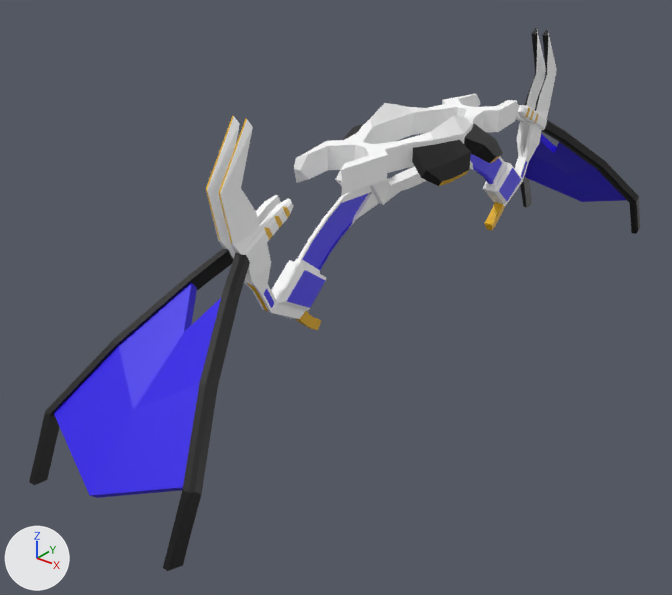
One commit to the Blender file devsrc/blender_files/jdeivid/ruina/v3/bow_3.blend: the scene before it, then after it.
One viewpoint serves both versions: a 50 mm camera at (42.8, -64.5, 22.2) aimed at (-3.1, -7.1, -13.4). The axes (+X, +Y, +Z) are drawn at lower left. The lights are the same throughout. The picture after the commit comes second.

Objects in the first picture: 'ruina_bow_3'.
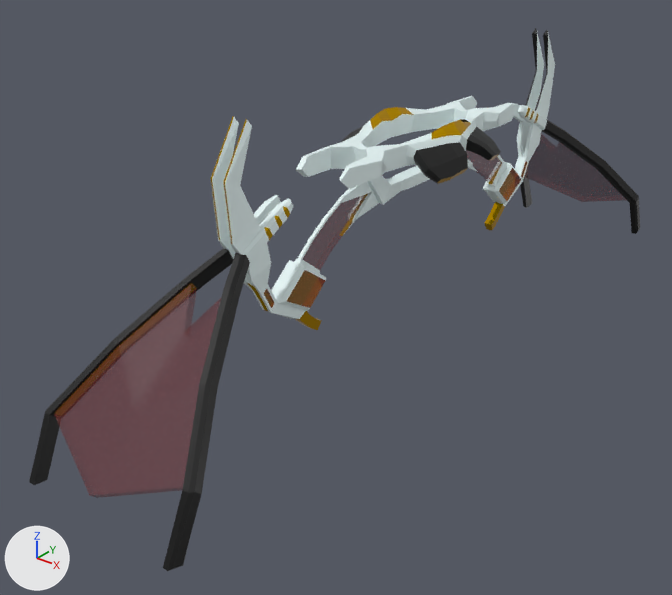
Where the change shows, as pixel boxes (x1, y1, x2, y2) in the pictures (672 x 595 px; the box of a moved part takes in the faces that stretch with it):
part 1 of me_c_bow_reference_lod1, moved or reshaped: before (294, 94, 518, 236); after (296, 96, 516, 236)
part 2 of me_c_bow_reference_lod1, cut back: before (206, 31, 557, 245); after (211, 33, 555, 245)
part 3 of me_c_bow_reference_lod1, surface changed: (54, 30, 626, 498) in both
part 4 of me_c_bow_reference_lod1, recoloured: (212, 33, 554, 319) in both
part 5 of me_c_bow_reference_lod1, recoloured: (370, 107, 471, 139) in both
part 6 of me_c_bow_reference_lod1, recoloured: (54, 134, 626, 498) in both

Diff of the bpy script that builds the scene:
```diff
--- a/devsrc/blender_files/jdeivid/ruina/v3/bow_3.blend.py
+++ b/devsrc/blender_files/jdeivid/ruina/v3/bow_3.blend.py
@@ mat_gold_player @@
+mat_gold_player = principled_material('gold_player')
+mat_gold_player.base_color = (0.8, 0.439, 0.0)  # yellow #e7b100
+mat_gold_player.metallic = 1.0
+mat_gold_player.roughness = 0.0
@@ mat_c_invasion_wrangler_laser @@
+mat_c_invasion_wrangler_laser = principled_material('c_invasion_wrangler_laser')
+mat_c_invasion_wrangler_laser.texture = img_c_invasion_wrangler_laser_png
+mat_c_invasion_wrangler_laser.alpha = 0.373
@@ me_c_bow_reference_lod1 @@
 # verts and faces of me_c_bow_reference_lod1; kept vertices keep their numbers, new ones are numbered from 321
-me_c_bow_reference_lod1.from_pydata(...)  # 321 vertices, 276 faces, 17 loose edges; spans x -7.4..0.0, y 0.0..36.4, z -18.2..6.0
-me_c_bow_reference_lod1.materials.append(mat_c_frying_pan_gold)  # yellow #e7b100
+me_c_bow_reference_lod1.from_pydata(...)  # 334 vertices, 293 faces, 17 loose edges; spans x -7.4..0.0, y 0.0..36.4, z -18.2..6.0
+# me_c_bow_reference_lod1 part 1
+# 1 face is deleted
+# 4 vertices in x -6.3..-3.5, y 2.8..4.8, z -1.5..-0.5 move by (0.1, -0.1, 0.1)
+# 3 vertices in x -5.6..-2.3, y 2.2..13.2, z -0.2..1.0 move by (0.1, 0.0, 0.0)
+# 60 vertices move from x -6.5..0.0, y 0.0..13.2, z -2.1..2.3 to x -6.3..0.0, y 0.0..12.9, z -1.9..1.8
+# 13 vertices are added at x 0.0, y 6.7..15.3, z -7.6..-2.9
+# 1 new face joins them, mat_c_invasion_wrangler_laser (picture img_c_invasion_wrangler_laser_png)
+# 14 new faces join them, mat_gold_player (yellow #e7b100)
+# 1 new face joins them, mat_painted_wood_01 (picture img_painted_wood_01_png)
+# me_c_bow_reference_lod1 part 2
+delete_faces([(303, 312, 318, 305), (304, 306, 320, 316)])
+for i in [*range(311, 317)]: verts[i] += (0.0, -0.5, 0.6)
+verts[303] = (-0.5, 20.8, -0.9)  # moved, pixel (528, 99)
+verts[304] = (-0.7, 20.8, -0.9)  # moved, pixel (527, 98)
+verts[305] = (-0.5, 22.1, 1.7)  # moved, pixel (536, 70)
+verts[306] = (-0.6, 22.1, 1.7)  # moved, pixel (535, 70)
+faces += [(304, 306, 316), (306, 320, 316), (303, 312, 305), (305, 312, 318)]  # mat_painted_wood_01 (picture img_painted_wood_01_png)
+# me_c_bow_reference_lod1 part 3: 182 kept faces spanning x -6.6..0.0, y 0.0..36.4, z -16.1..6.0 get new texture (UV) coordinates
+# me_c_bow_reference_lod1 part 4: 154 faces spanning x -4.5..0.0, y 0.0..23.5, z -10.9..6.0 switch from mat_glow_inner (white #ffffff) to mat_painted_wood_01 (picture img_painted_wood_01_png)
+# me_c_bow_reference_lod1 part 5: 4 faces spanning x -4.3..-2.5, y 0.0..3.0, z 0.8..1.8 switch from mat_glow_inner (white #ffffff) to mat_gold_player (yellow #e7b100)
+# me_c_bow_reference_lod1 part 6: 20 faces spanning x -6.6..0.0, y 6.7..36.4, z -16.1..-2.9 switch from mat_blue (blue #2600e7) to mat_c_invasion_wrangler_laser (picture img_c_invasion_wrangler_laser_png)
 me_c_bow_reference_lod1.materials.append(mat_black)
```
